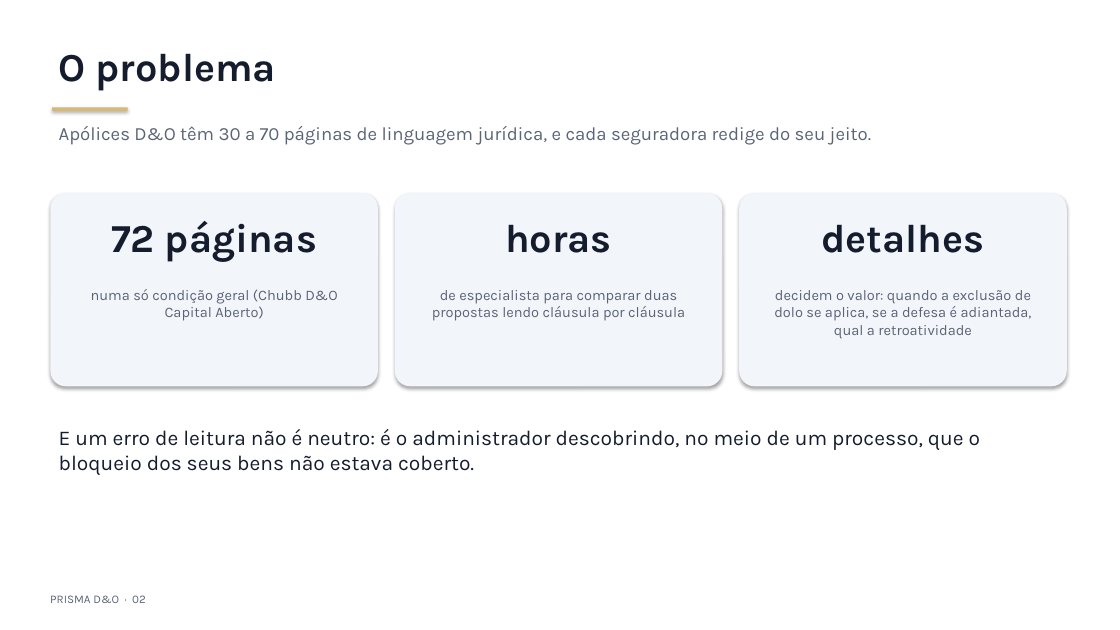
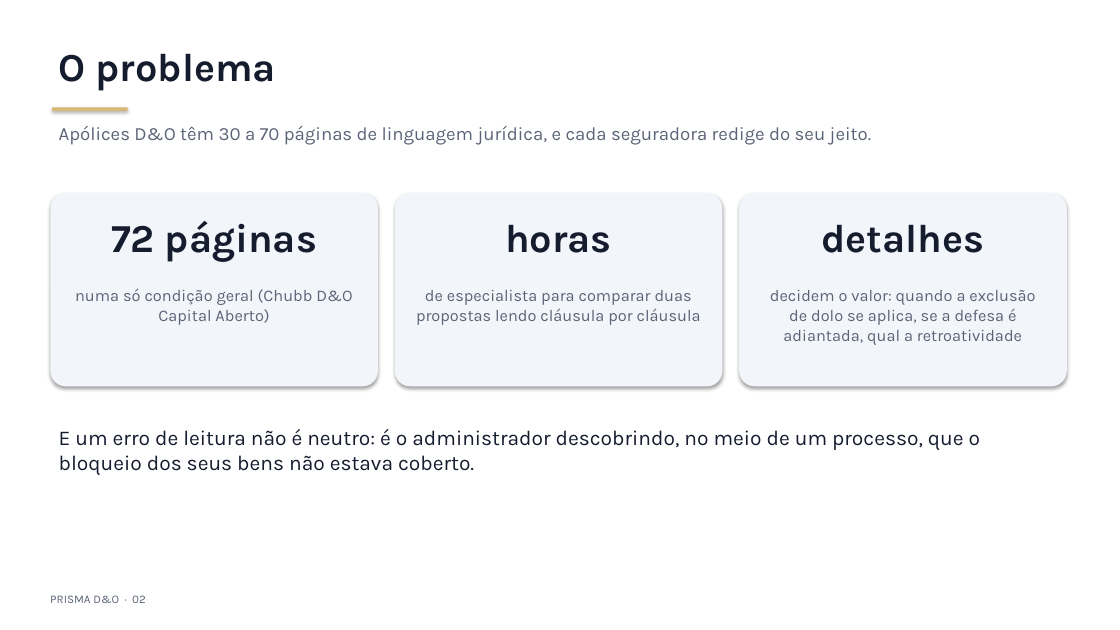
Before and after one commit to ROONDOW/prisma-do, a slide deck: slide 2 of Projeto_Final_Artefatos/InsurMinds_Projeto_Final.pptx. Drawn at 1120x630 pixels with LibreOffice and Linux fonts; fonts in the diff are those of the drawing. Boxes give left, top, right and bottom in pixels: in the first picture for what was removed or moved away, otherwise in the second. Text is boxed around its words. In the diff, an @@ line names an element or a change of style, - is before the commit and + after.

```diff
--- a/Projeto_Final_Artefatos/InsurMinds_Projeto_Final.pptx
+++ b/Projeto_Final_Artefatos/InsurMinds_Projeto_Final.pptx
@@ size 12.5 to 14 pt in 3 elements at bbox=[75, 288, 352, 325], bbox=[416, 290, 701, 325], bbox=[770, 290, 1035, 345] @@
```
Also in this commit, not shown: 6 other slides changed, 4 other files.
